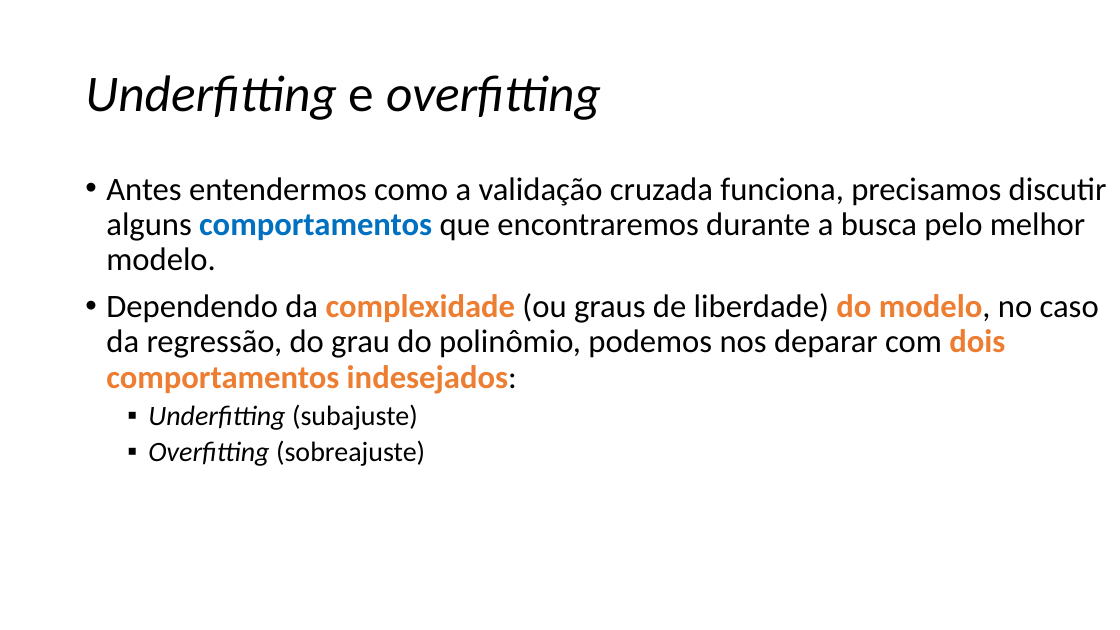
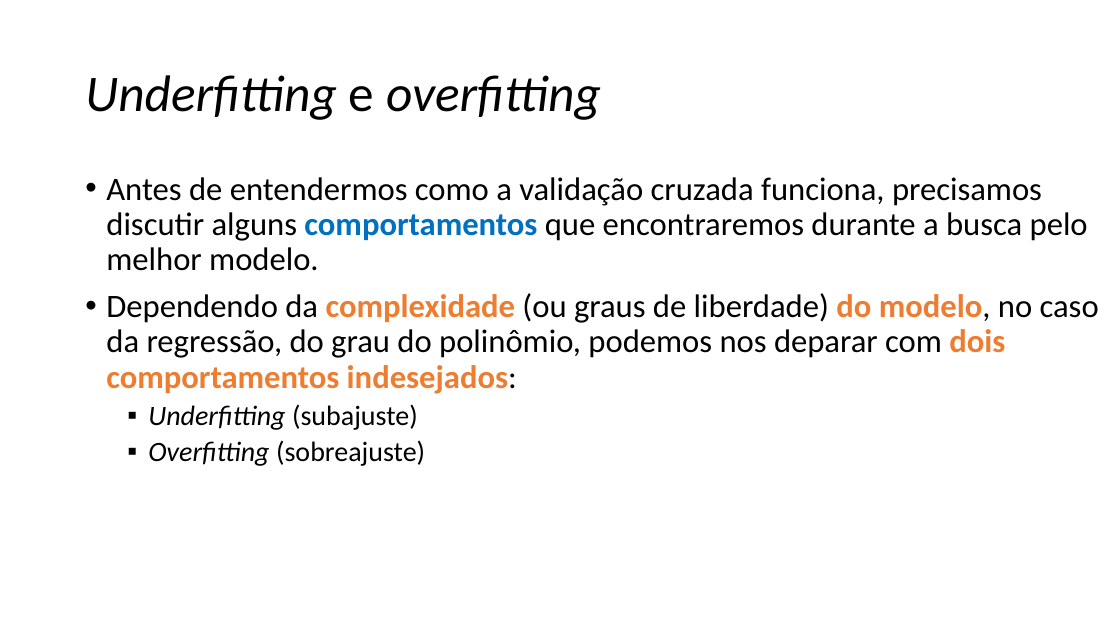
Before and after one commit to zz4fap/c24_inteligencia_artificial, a slide deck: slide 61 of slides/C24_Regressão.pptx. Drawn at 1120x630 pixels with LibreOffice and Linux fonts; fonts in the diff are those of the drawing. Boxes give left, top, right and bottom in pixels: in the first picture for what was removed or moved away, otherwise in the second. Text is boxed around its words. In the diff, an @@ line names an element or a change of style, - is before the commit and + after.

```diff
--- a/slides/C24_Regressão.pptx
+++ b/slides/C24_Regressão.pptx
@@ text at bbox=[106, 177, 1088, 271]: text changed @@
-• Antes entendermos como a validação cruzada funciona, precisamos discutir alguns comportamentos que encontraremos durante a busca pelo melhor modelo.
+• Antes de entendermos como a validação cruzada funciona, precisamos discutir alguns comportamentos que encontraremos durante a busca pelo melhor modelo.
```
Also in this commit, not shown: 5 other slides changed.
